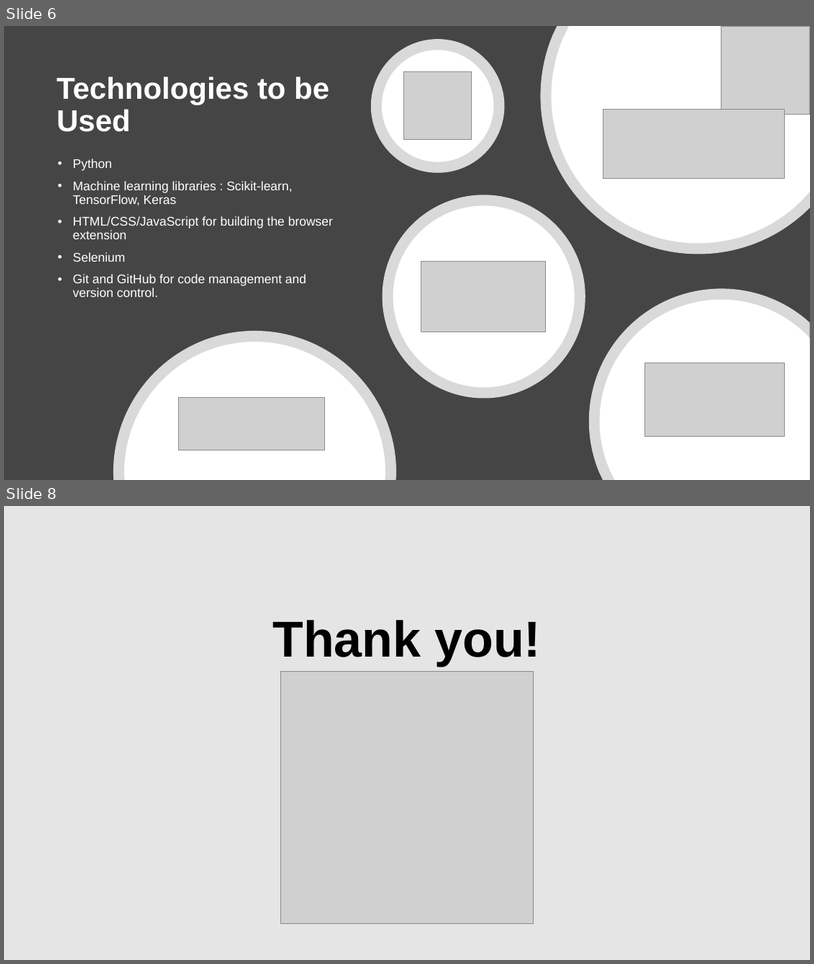
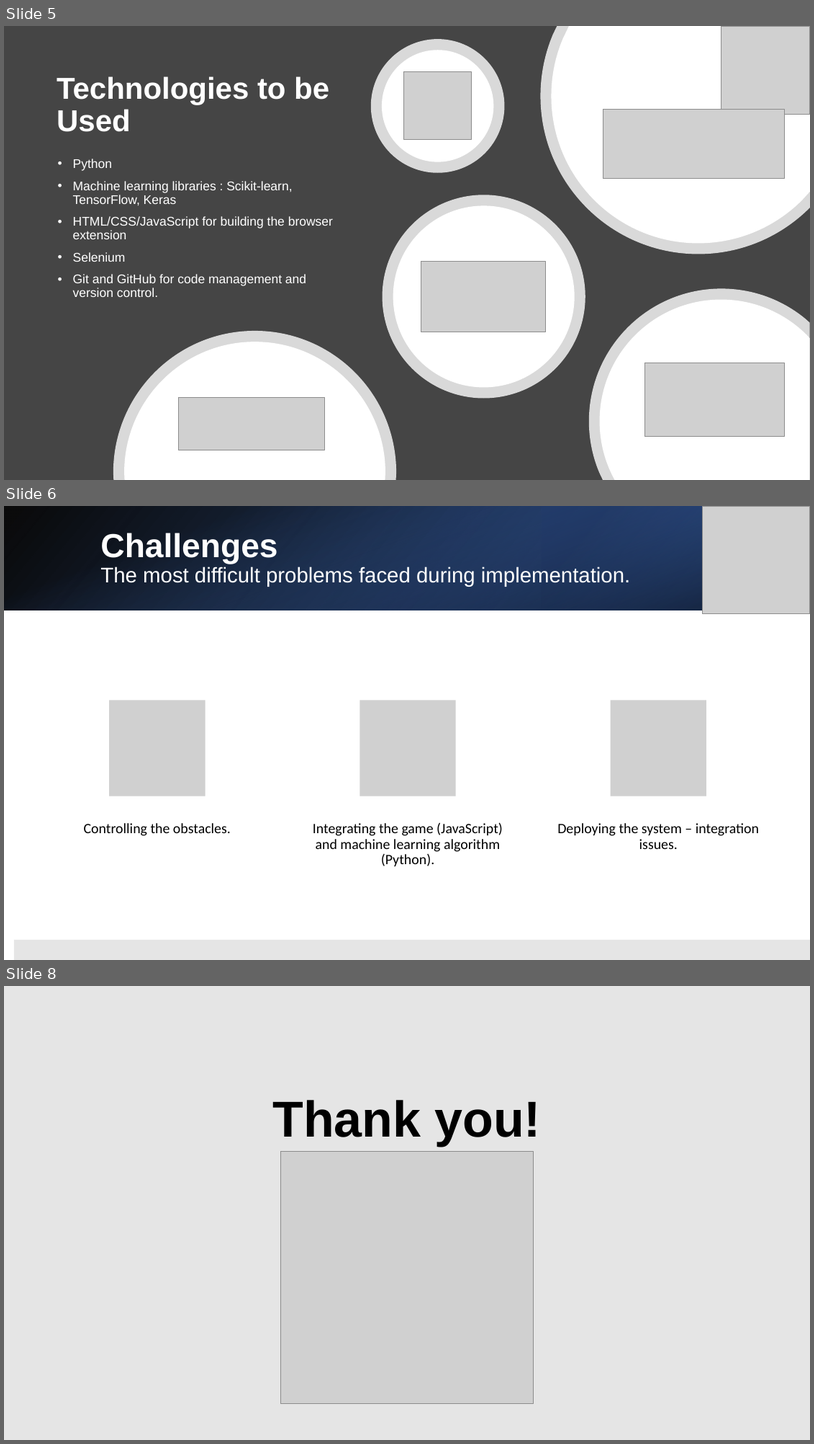
Before and after one commit to radroid/train-o-dino, a slide deck: docs/ppt/Final Presentation.pptx. Shown one above the other, each under a label of ours: slides 6 and 8 before the commit, slides 5, 6 and 8 after it; the slides between them are not shown. The pictures are 814x964 and 814x1444 pixels, drawn with LibreOffice and Linux fonts; fonts in the diff are those of the drawing; grey boxes stand for pictures. Boxes give left, top, right and bottom in pixels: in the first picture for what was removed or moved away, otherwise in the second. Text is boxed around its words. In the diff, an @@ line names an element or a change of style, - is before the commit and + after.

```diff
--- a/docs/ppt/Final Presentation.pptx
+++ b/docs/ppt/Final Presentation.pptx
@@ slide 6 added at [4,506,810,960], background #FFFFFF @@
@@ rectangle added at [4,506,810,610], fill gradient #000000 to #2F5597 @@
@@ rectangle added at [4,506,810,610], fill gradient #4472C4 to #000000 @@
@@ rectangle added at [542,506,810,610], fill gradient #203864 to #4472C4 @@
@@ picture added at [702,506,810,614] @@
@@ title added at [100,533,630,587], 25.2 pt, text #FFFFFF @@
+Challenges
+The most difficult problems faced during implementation.
@@ group added at [84,700,759,866]: 3 pictures, 3 texts @@
+Controlling the obstacles.
+Integrating the game (JavaScript) and machine learning algorithm (Python).
+Deploying the system – integration issues.
@@ rectangle added at [14,939,810,960], fill #E5E5E5 @@
@@ what was slide 6 is now slide 5 @@
```
Also in this commit, not shown: 2 slides changed, 1 other slide added, 2 slides removed.
